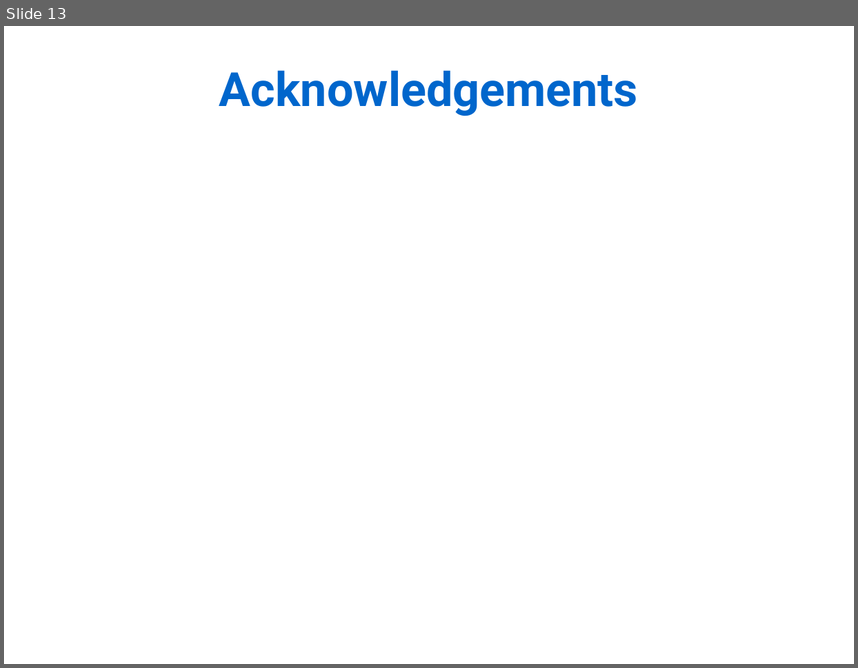
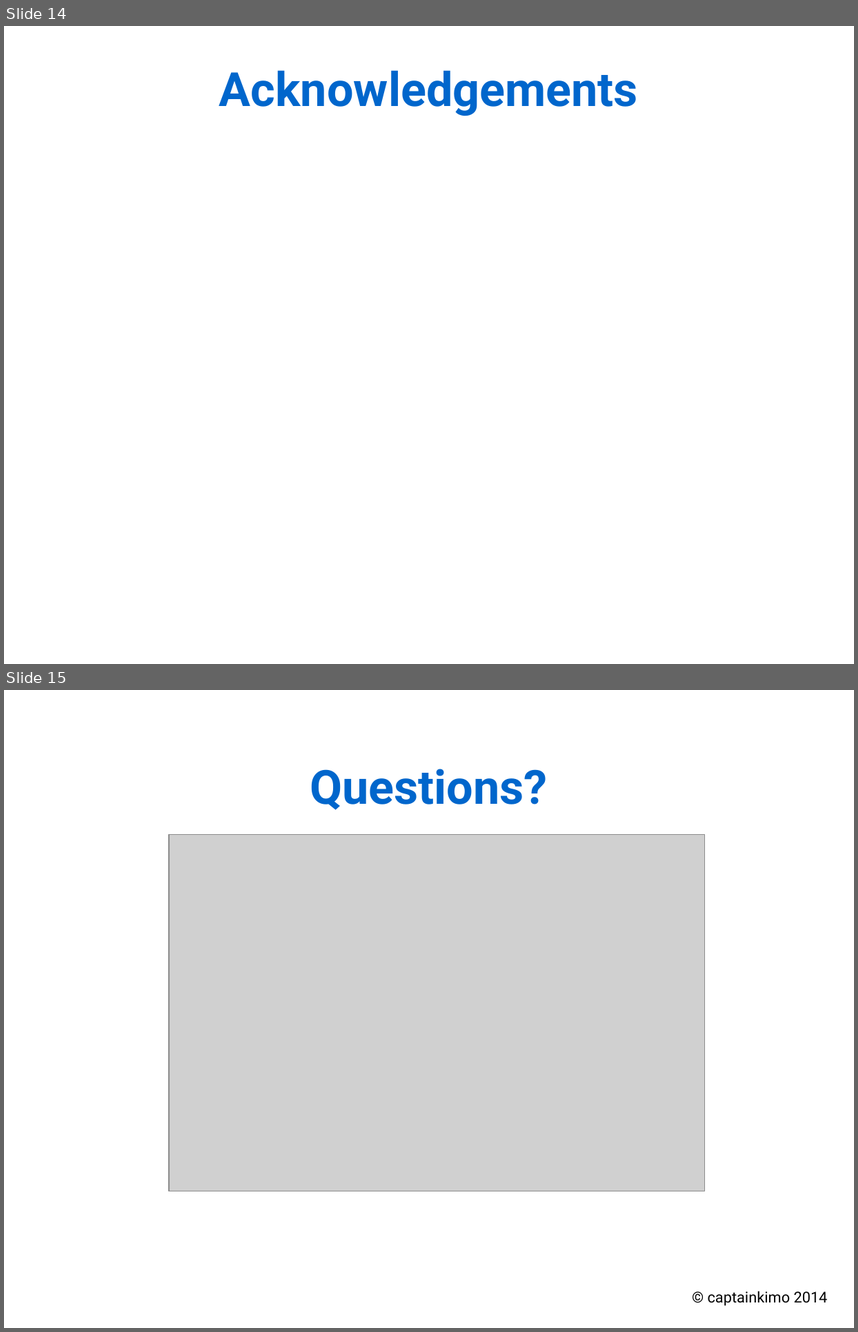
Before and after one commit to Rekyt/lynchlabpresentation2014, a slide deck: LabMeetingPresentation.odp. Shown one above the other, each under a label of ours: slide 13 before the commit, slides 14 and 15 after it. The pictures are 858x668 and 858x1332 pixels, drawn with LibreOffice and Linux fonts; fonts in the diff are those of the drawing; grey boxes stand for pictures. Boxes give left, top, right and bottom in pixels: in the first picture for what was removed or moved away, otherwise in the second. Text is boxed around its words. In the diff, an @@ line names an element or a change of style, - is before the commit and + after.

Commit message:
Added question slide and motif identification

```diff
--- a/LabMeetingPresentation.odp
+++ b/LabMeetingPresentation.odp
@@ slide 15 added at [4,690,854,1328], background #FFFFFF @@
@@ text added at [310,769,547,810], 44 pt, text #0066CC, bold @@
+Questions?
@@ picture added at [169,834,704,1191] @@
@@ text added at [708,1291,828,1306], 14 pt, text #000000 @@
+© captainkimo 2014
@@ what was slide 13 is now slide 14 @@
```
Also in this commit, not shown: 2 slides changed, 3 other slides added, 3 slides removed.
